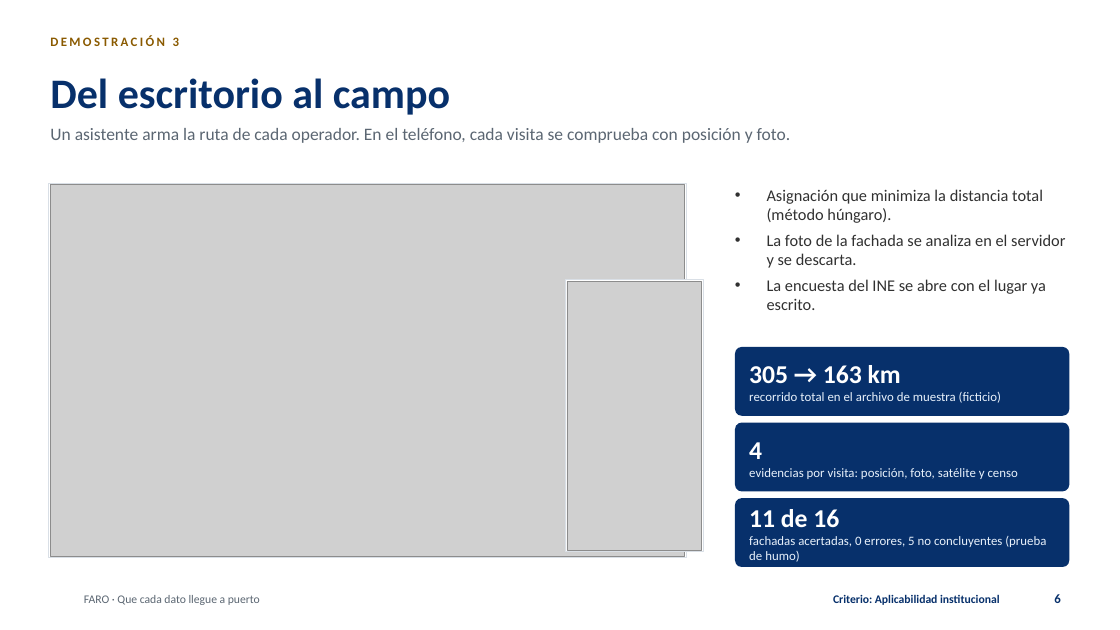
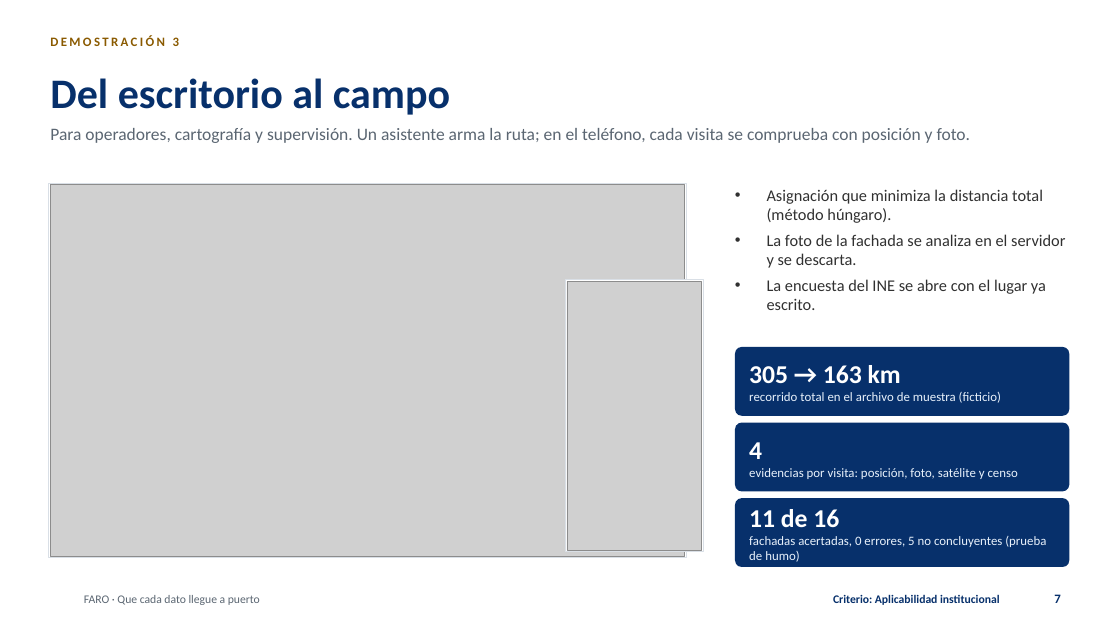
Before and after one commit to tono88/faro-ine-2026, a slide deck: slide 7 of entregables/FARO-presentacion.pptx (slide 6 before the commit). Drawn at 1120x630 pixels with LibreOffice and Linux fonts; fonts in the diff are those of the drawing; grey boxes stand for pictures; background and template pictures are left out. Boxes give left, top, right and bottom in pixels: in the first picture for what was removed or moved away, otherwise in the second. Text is boxed around its words. In the diff, an @@ line names an element or a change of style, - is before the commit and + after.

```diff
--- a/entregables/FARO-presentacion.pptx
+++ b/entregables/FARO-presentacion.pptx
@@ text at (x1=50, y1=128, x2=971, y2=143): text changed @@
-Un asistente arma la ruta de cada operador. En el teléfono, cada visita se comprueba con posición y foto.
+Para operadores, cartografía y supervisión. Un asistente arma la ruta; en el teléfono, cada visita se comprueba con posición y foto.
@@ page number at (x1=1054, y1=594, x2=1060, y2=603): text changed @@
-6
+7
```
Also in this commit, not shown: 8 other slides changed, 3 slides added, 22 other files.
